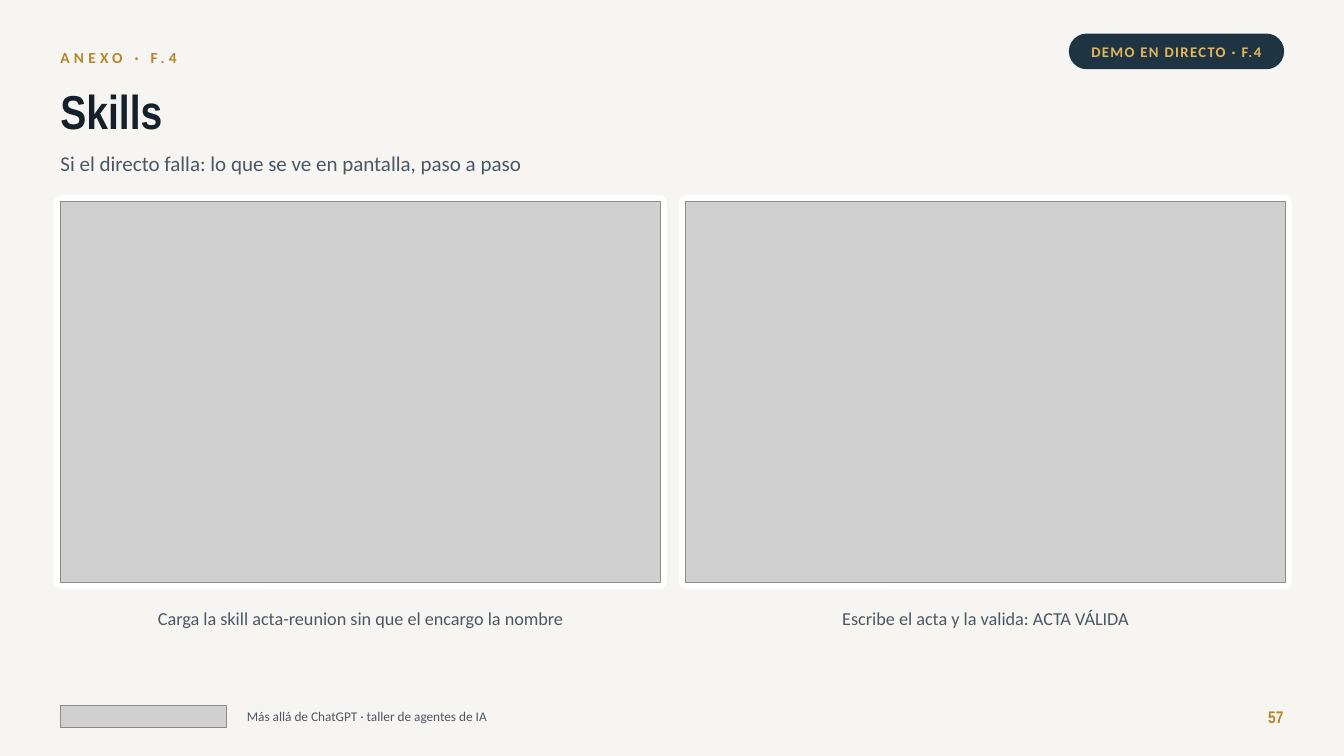
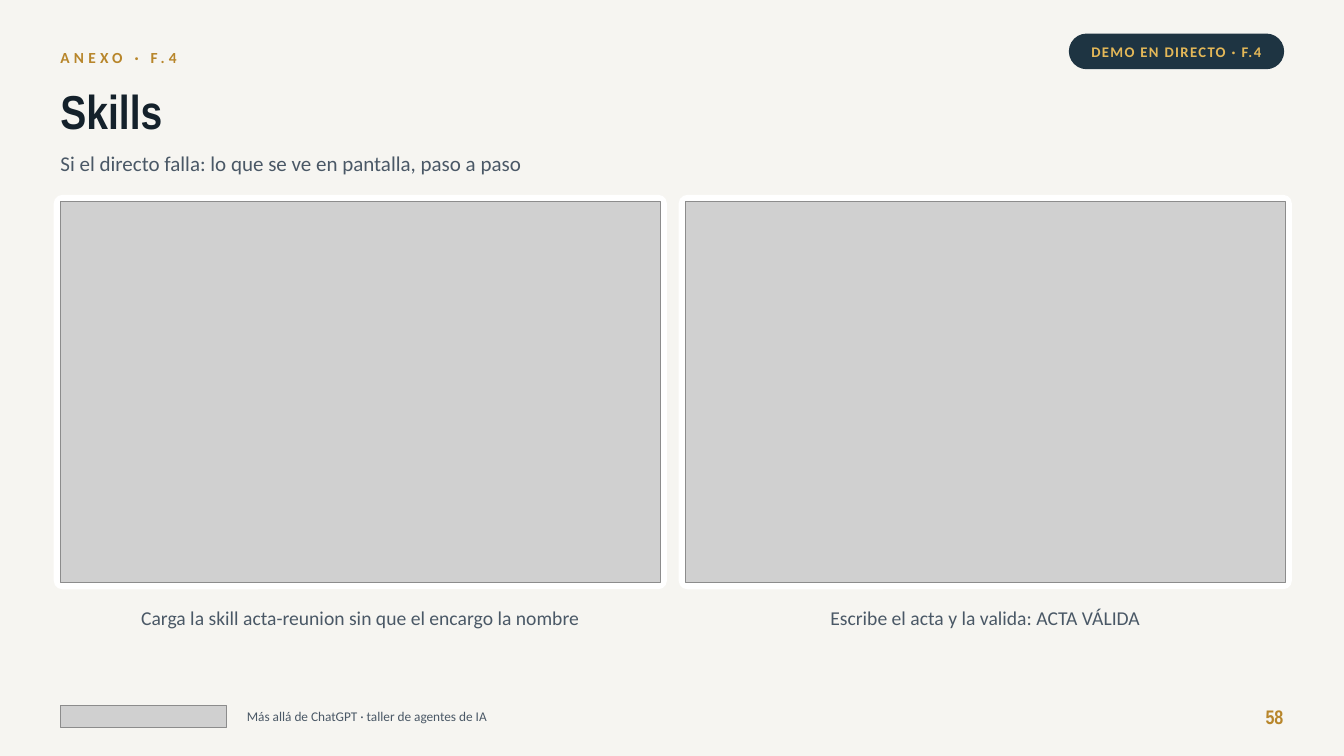
Before and after one commit to jlasherasTracasa/taller_semana_ia_2026, a slide deck: slide 58 of presentacion/taller-agentes-ia.pptx (slide 57 before the commit). Drawn at 1344x756 pixels with LibreOffice and Linux fonts; fonts in the diff are those of the drawing; grey boxes stand for pictures. Boxes give left, top, right and bottom in pixels: in the first picture for what was removed or moved away, otherwise in the second. Text is boxed around its words. In the diff, an @@ line names an element or a change of style, - is before the commit and + after.

```diff
--- a/presentacion/taller-agentes-ia.pptx
+++ b/presentacion/taller-agentes-ia.pptx
@@ text "Carga la skill acta-reunion sin ..." at (141,611,579,629): size 13 to 14 pt @@
@@ text "Escribe el acta y la ..." at (830,609,1140,628): size 13 to 14 pt @@
@@ text at (1266,710,1284,724): text changed; size 12 to 14 pt @@
-57
+58
```
Also in this commit, not shown: 53 other slides changed, 1 slide added, 2 other files.
